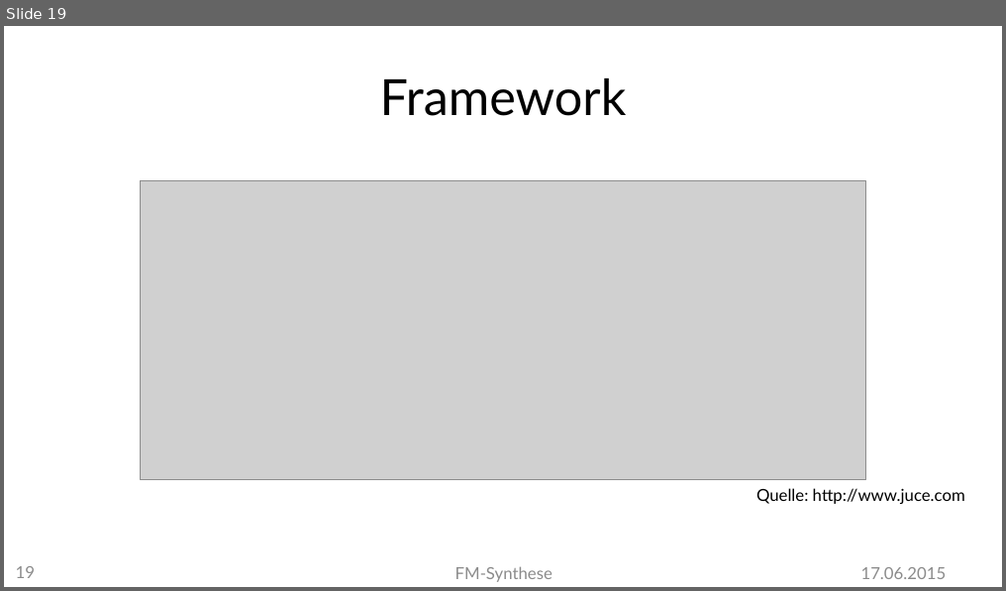
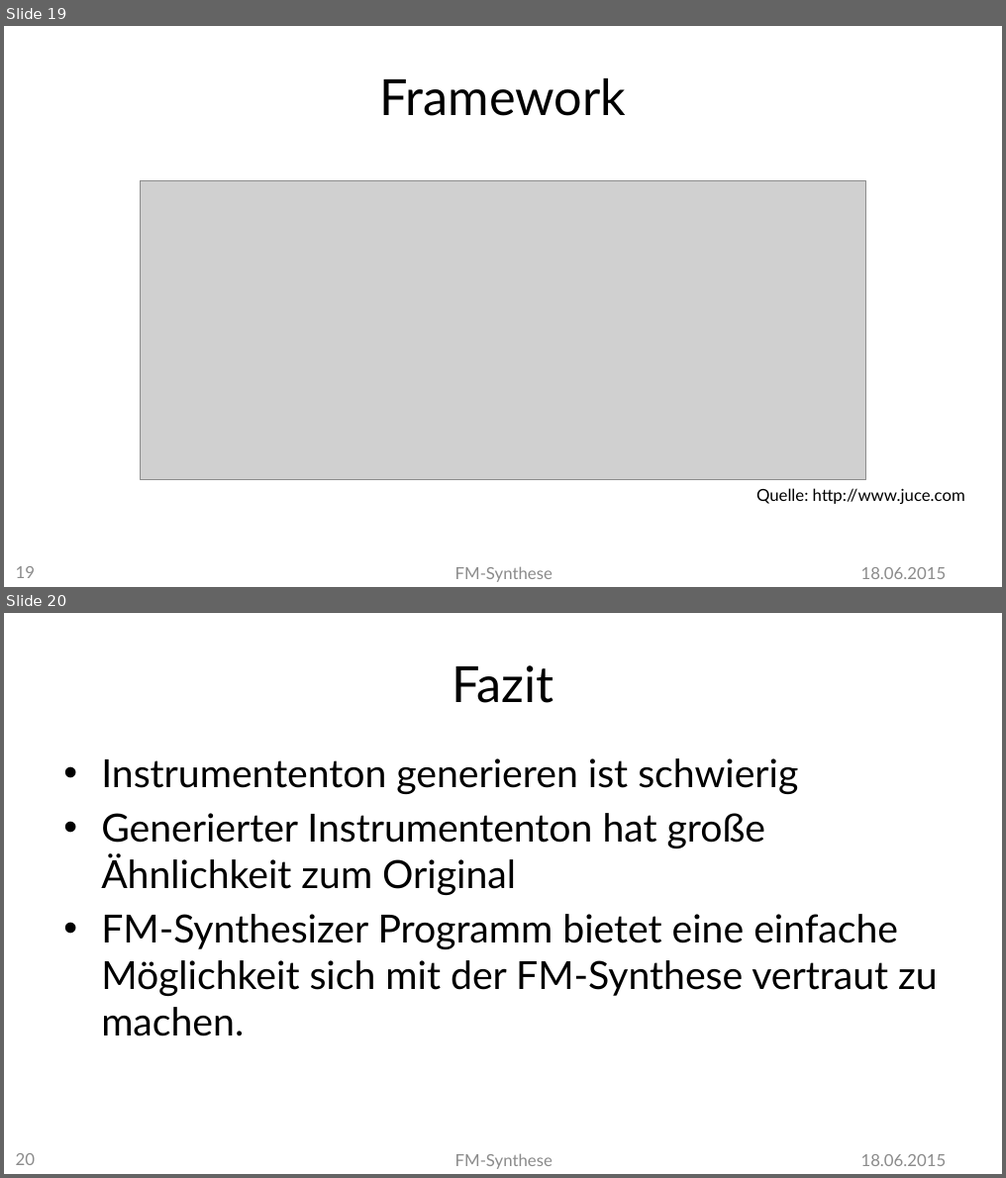
Before and after one commit to MBulli/VSeminar, a slide deck: Praesentation/FMSynthese-Gary.pptx. Shown one above the other, each under a label of ours: slide 19 before the commit, slides 19 and 20 after it. The pictures are 1006x591 and 1006x1178 pixels, drawn with LibreOffice and Linux fonts; fonts in the diff are those of the drawing; grey boxes stand for pictures; background and template pictures are left out. Boxes give left, top, right and bottom in pixels: in the first picture for what was removed or moved away, otherwise in the second. Text is boxed around its words. In the diff, an @@ line names an element or a change of style, - is before the commit and + after.

```diff
--- a/Praesentation/FMSynthese-Gary.pptx
+++ b/Praesentation/FMSynthese-Gary.pptx
@@ slide 20 added at box(4, 613, 1002, 1174), background #FFFFFF @@
@@ title added at box(452, 665, 554, 703), 36 pt, text #000000 @@
+Fazit
@@ text added at box(101, 759, 938, 1037), 28 pt, text #000000 @@
+• Instrumententon generieren ist schwierig
+• Generierter Instrumententon hat große Ähnlichkeit zum Original
+• FM-Synthesizer Programm bietet eine einfache Möglichkeit sich mit der FM-Synthese vertraut zu machen.
@@ page number added at box(16, 1154, 35, 1165), 12 pt, text #8C8C8C @@
+20
@@ text added at box(455, 1154, 552, 1169), 12 pt, text #8C8C8C @@
+FM-Synthese
@@ text added at box(861, 1155, 946, 1166), 12 pt, text #8C8C8C @@
+18.06.2015
@@ slide 19 changed as well @@
@@ text at box(861, 568, 946, 579): text changed @@
-17.06.2015
+18.06.2015
```
Also in this commit, not shown: 17 other slides changed, 1 other file.
